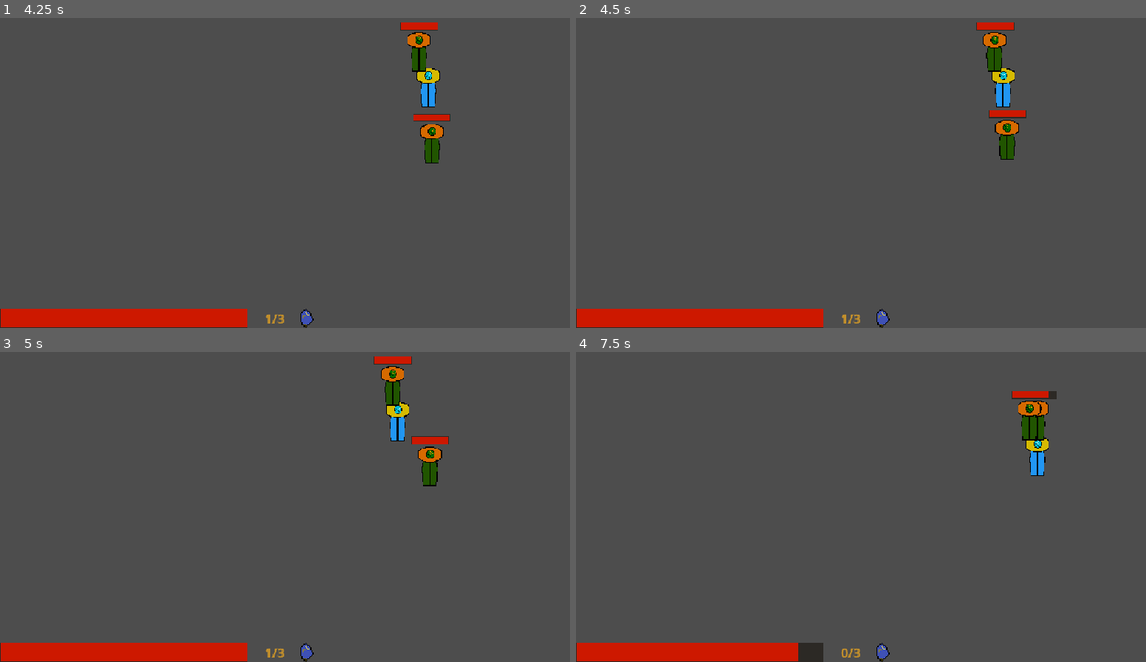
Above: before the commit, frames 1-4 (two rows, left to right).
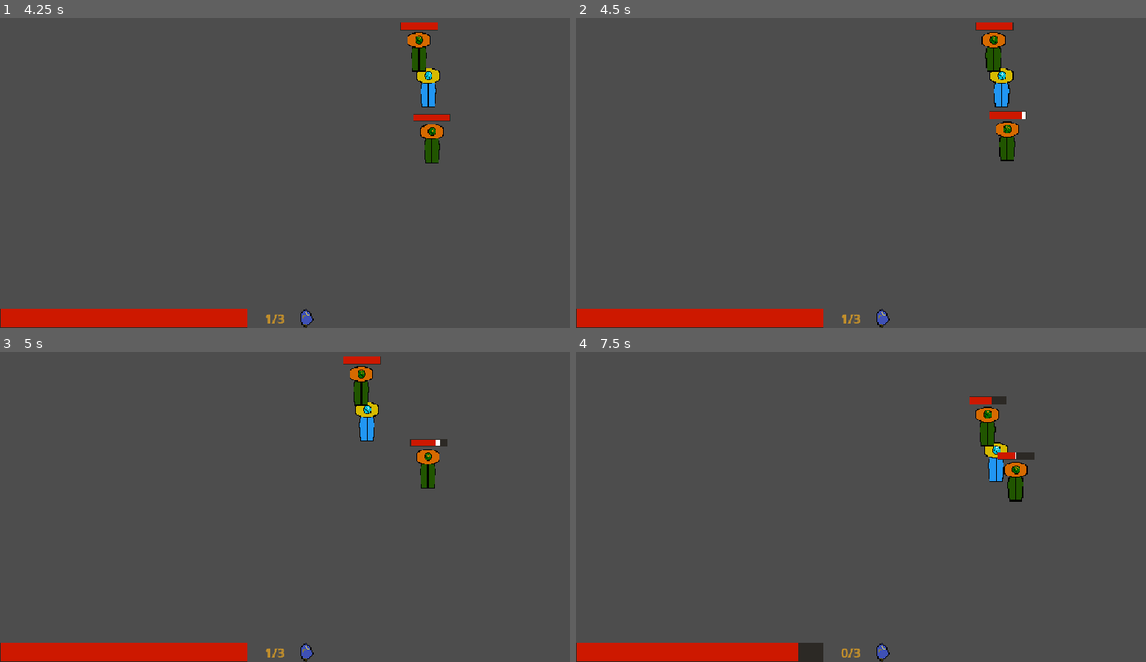
Above: after the commit, the same moments.

Repository: nf12pro/ChronoAnchor
Game: Godot game, scene res://scenes/testing_scene.tscn
Same seed, same stepped clock (60 frames per second), same inputs: the game is played once before the commit and once after it.
Inputs (mouse positions are in pixels of both pictures, inside the frame that each line leads up to):
- Up to frame 1 (4.25 s): tap Enter at 0.5 s; move the mouse to (427, 145) at 0.52 s; press the mouse at (427, 145) at 0.53 s; hold Right (move_right) 0.53-1.28 s; tap Shift (dash) at 0.8, 1.35, 3.05 s; move the mouse to (176, 179) at 1.27 s; release the mouse at (176, 179) at 1.28 s; hold S (move_down) 1.28-2.03 s; right-click (176, 179) at 1.55 s; move the mouse to (353, 89) at 2.02 s; hold Right (move_right) 2.03-2.78 s; hold Right mouse button (heavy_attack) 2.03-2.78 s; click (353, 89) at 2.3 s; move the mouse to (267, 228) at 2.77 s; hold W (move_up) 2.78-3.53 s; click (267, 228) at 2.85 s; move the mouse to (473, 210) at 3.52 s; hold A (move_left) from 3.53 s (still down); hold Shift (dash) from 3.53 s (still down); right-click (473, 210) at 3.8 s
- Up to frame 2 (4.5 s): keep holding A (move_left); move the mouse to (695, 111) at 4.27 s; release Shift (dash) at 4.28 s; right-click (695, 111) at 4.35 s
- Up to frame 3 (5 s): keep holding A (move_left); click (119, 445) at 4.55 s
- Up to frame 4 (7.5 s): move the mouse to (900, 494) at 5.02 s; release A (move_left) at 5.03 s; hold S (move_down) 5.03-5.78 s; hold P (take_damage_test) 5.03-5.78 s; click (900, 494) at 5.17 s; tap Shift (dash) at 5.3, 7.35 s; move the mouse to (781, 414) at 5.77 s; hold Right (move_right) 5.78-6.53 s; tap Alt at 5.85 s; right-click (781, 414) at 6.05 s; move the mouse to (1003, 479) at 6.52 s; press the mouse at (1003, 479) at 6.53 s; hold W (move_up) 6.53-7.28 s; move the mouse to (752, 513) at 7.27 s; release the mouse at (752, 513) at 7.28 s; hold Right (move_right) from 7.28 s (still down); click (752, 513) at 7.42 s

Frame 1 is identical in both runs. In frame 2, 0.5% of the frame differs, in the area x 70-80%, y 1-47%; in frame 3, 2.2%; in frame 4, 2.5%, in the area x 69-85%, y 12-49%.

Commit message:
Windup Cancell Finished
Removed basic as it didn't feel good

Diff:
--- a/scripts/player.gd
+++ b/scripts/player.gd
@@ -1,34 +1,25 @@
 extends CharacterBody2D
 
-#region Movement
 @export var max_speed: float = 200.0
 @export var acceleration: float = 1200.0
 @export var friction: float = 1500.0
-#endregion
 
-#region Invincibility
 @onready var damage_invincible_timer = $damage_invincible_timer
 var dash_invincible: bool = false
 var damage_invincible: bool = false
-#endregion
 
-#region Health
 @onready var health_bar = $canvas_layer/health_bar
 @onready var health_timer = $health_timer
 @export var max_health: float = 100
 var health: float = 100 : set = set_health
-#endregion
 
-#region Snap Taping
 var left_time: float = 0.0
 var right_time: float = 0.0
 var up_time: float = 0.0
 var down_time: float = 0.0
 
 @export var snap_tap: bool = true
-#endregion
 
-#region Dash
 @onready var dash_timer = $dash_timer
 @onready var dash_tracker = $canvas_layer/dash_tracker
 
@@ -43,16 +34,10 @@
 @export var dash_charge_cooldown: float = 3.0
 
 signal dash_finished
-#endregion
 
-#region Attack
 @onready var sword_equipment = $sword_equipment
 
-#endregion
-
-#region Upgrades
 @export var health_recover_upgrade = false
-#endregion
 
 func _ready():
 	health = max_health
@@ -97,7 +82,7 @@
 		last_move_direction = input_direction
 
 	if Global.on_windup:
-		if Global.is_dashing:
+		if Global.is_dashing and sword_equipment.heavy_sword_attack:
 			Global.on_windup = false
 			Global.cancelled_attack = true
 		velocity = velocity.move_toward(Vector2.ZERO, friction * delta)
@@ -121,6 +106,9 @@
 func dash() -> void:
 	if Global.is_dashing or dash_charges <= 0:
 		return
+	if Global.on_windup and sword_equipment.heavy_sword_attack:
+		Global.on_windup = false
+		Global.cancelled_attack = true
 	Global.is_dashing = true
 	dash_invincible = true
 	dash_time_left = dash_duration
--- a/scripts/sword_equipment.gd
+++ b/scripts/sword_equipment.gd
@@ -1,6 +1,5 @@
 extends Node2D
 
-#region Timers and Signals
 @onready var sword_area = $sword_area
 @onready var hitbox_timer = $hitbox_timer
 @onready var cooldown_timer = $cooldown_timer
@@ -8,9 +7,6 @@
 
 var on_cooldown: bool = false
 
-#endregion
-
-#region Hitbox
 @export var radius: float = 120.0
 @export var segments: int = 16
 
@@ -23,33 +19,26 @@
 var light_sword_attack: bool = false
 
 @onready var player = get_parent()
-#endregion
 
-#region Dealing Damage
 var hit_enemies: Array = []
 
 var basic_attack_damage: int = 20
 var light_attack_damage: int = 10
 var heavy_attack_damage: int = 30
-#endregion
 
 func _ready() -> void:
 	sword_area.monitoring = false
-
 	basic_sword_hitbox.disabled = true
 	heavy_sword_hitbox.disabled = true
 	light_sword_hitbox.disabled = true
-
 	generate_semi_circle()
 
 func generate_semi_circle() -> void:
 	var points: PackedVector2Array = PackedVector2Array()
 	points.append(Vector2.ZERO)
-
 	for i in range(segments + 1):
 		var angle := deg_to_rad(-90.0 + (180.0 * i / segments))
 		points.append(Vector2(cos(angle) * radius, sin(angle) * radius))
-
 	heavy_sword_hitbox.polygon = points
 
 func _process(_delta: float) -> void:
@@ -60,53 +49,49 @@
 
 func _unhandled_input(event: InputEvent) -> void:
 	if event.is_action_pressed("basic_attack") and hitbox_timer.is_stopped() and Global.is_dashing and not on_cooldown:
-		light_attack()
 		basic_sword_attack = false
 		heavy_sword_attack = false
 		light_sword_attack = true
+		light_attack()
 	elif event.is_action_pressed("basic_attack") and hitbox_timer.is_stopped() and not on_cooldown:
-		basic_attack()
 		basic_sword_attack = true
 		heavy_sword_attack = false
 		light_sword_attack = false
+		basic_attack()
 	elif event.is_action_pressed("heavy_attack") and hitbox_timer.is_stopped() and Global.is_dashing and not on_cooldown:
-		await player.dash_finished
-		heavy_attack()
 		basic_sword_attack = false
 		heavy_sword_attack = true
 		light_sword_attack = false
+		await player.dash_finished
+		heavy_attack()
 	elif event.is_action_pressed("heavy_attack") and hitbox_timer.is_stopped() and not on_cooldown:
-		heavy_attack()
 		basic_sword_attack = false
 		heavy_sword_attack = true
 		light_sword_attack = false
+		heavy_attack()
 
 func basic_attack() -> void:
 	Global.on_windup = true
 	windup_timer.start(0.1)
-	if Global.cancelled_attack:
-		print("Cancelled Basic")
-		return
-	elif not Global.on_windup:
-		print("Basic Attack")
-		Global.on_windup = false
-		hit_enemies.clear()
-		Global.is_attacking = true
-		on_cooldown = true
-		cooldown_timer.start(0.4)
+	await windup_timer.timeout
 
-		basic_sword_hitbox.disabled = false
-		heavy_sword_hitbox.disabled = true
-		light_sword_hitbox.disabled = true
+	print("Basic Attack")
+	Global.on_windup = false
+	hit_enemies.clear()
+	Global.is_attacking = true
+	on_cooldown = true
+	cooldown_timer.start(0.4)
 
-		sword_area.monitoring = true
-		hitbox_timer.start(0.08)
+	basic_sword_hitbox.disabled = false
+	heavy_sword_hitbox.disabled = true
+	light_sword_hitbox.disabled = true
 
-		call_deferred("_check_initial_overlaps")
+	sword_area.monitoring = true
+	hitbox_timer.start(0.08)
+	call_deferred("_check_initial_overlaps")
 
 func light_attack() -> void:
 	hit_enemies.clear()
-
 	Global.is_attacking = true
 	on_cooldown = true
 	cooldown_timer.start(0.25)
@@ -117,50 +102,47 @@
 
 	sword_area.monitoring = true
 	hitbox_timer.start(0.05)
-
 	call_deferred("_check_initial_overlaps")
 
 func heavy_attack() -> void:
+	Global.cancelled_attack = false
 	Global.on_windup = true
 	windup_timer.start(0.5)
-	if not Global.on_windup and Global.cancelled_attack:
+	Global.freeze(0.01, 0.90)
+	await windup_timer.timeout
+
+	if Global.cancelled_attack:
 		print("Cancelled Heavy")
 		return
-	elif not Global.on_windup:
-		print("Heavy Attack")
-		hit_enemies.clear()
-		Global.is_attacking = true
-		on_cooldown = true
-		cooldown_timer.start(0.6)
 
-		basic_sword_hitbox.disabled = true
-		heavy_sword_hitbox.disabled = false
-		light_sword_hitbox.disabled = true
+	print("Heavy Attack")
+	hit_enemies.clear()
+	Global.is_attacking = true
+	on_cooldown = true
+	cooldown_timer.start(0.6)
 
-		sword_area.monitoring = true
-		hitbox_timer.start(0.12)
-		call_deferred("_check_initial_overlaps")
-	else:
-		Global.freeze(0.01, 0.90)
+	basic_sword_hitbox.disabled = true
+	heavy_sword_hitbox.disabled = false
+	light_sword_hitbox.disabled = true
+
+	sword_area.monitoring = true
+	hitbox_timer.start(0.12)
+	call_deferred("_check_initial_overlaps")
 
 func _check_initial_overlaps() -> void:
 	await get_tree().physics_frame
-
 	if not sword_area.monitoring:
 		return
-
 	for body in sword_area.get_overlapping_bodies():
 		_on_sword_area_body_entered(body)
 
 func _on_sword_area_body_entered(body: Node) -> void:
 	if body in hit_enemies:
 		return
-
 	if not body.has_method("take_damage"):
 		return
 
 	hit_enemies.append(body)
-
 	var damage := basic_attack_damage
 
 	if light_sword_attack:
@@ -177,15 +159,12 @@
 
 func _on_hitbox_timer_timeout() -> void:
 	sword_area.monitoring = false
-
 	basic_sword_hitbox.disabled = true
 	heavy_sword_hitbox.disabled = true
 	light_sword_hitbox.disabled = true
-
 	basic_sword_attack = false
 	heavy_sword_attack = false
 	light_sword_attack = false
-
 	hit_enemies.clear()
 	Global.is_attacking = false
 
